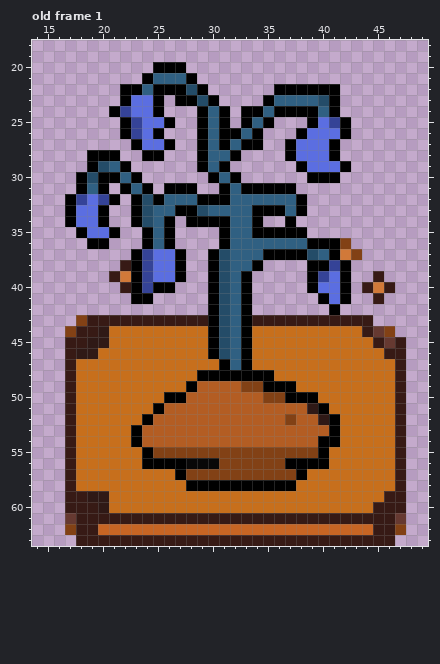
Pixel-art file, stored at Assets/ArtStuff/Plants/Flierblu.aseprite. This is how it looked before the edit.
64x64 pixels, 1 frame. Colours within 5 levels of each other are drawn and written as one. Shown: old frame 1: x 14..49, y 18..63. The commit also changed other frames, which this record leaves out.
Once edited:
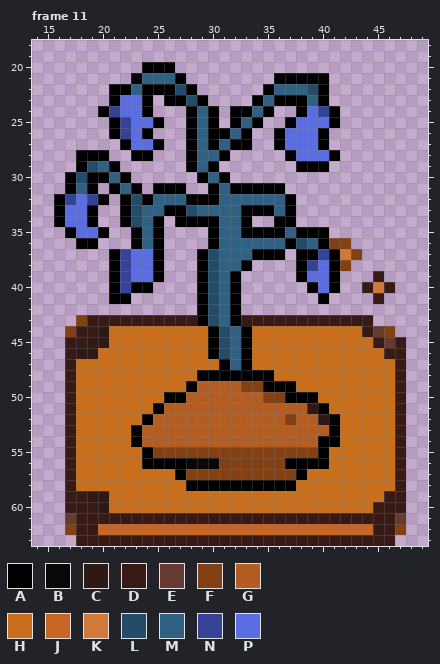
Palette (. is transparent): A #000000  B #090808  C #2f1916  D #371a15  E #663931  F #824115  G #b35d23  H #c76f1c  J #c76524  K #d17939  L #244c68  M #306082  N #354397  P #5b6ee1
A new or re-ordered frame is compared with the old frame closest to it.
From old to new:
frames 1 -> 30
Changed rows in their new state; - is an unchanged pixel.
Frame 11 is new; against old frame 1, layer "Beaaaan":
first column x 16:
20 --------A--.---------------
21 -------AM--A.-------AAAAA--
22 -----A-MA--LA.-----AMMML-.-
23 -----AP-A.A-LA.---AMAAA-A.-
24 ----ANP-A.--AMA.A-MA..-PN--
25 -----ANP-A.-AMA.AMA.-APP-A.
26 -----ANPA.--AMA-MA.-APP-A..
27 ------AP-A.-AMAMA-.-AP--A.-
28 --A--.-A-.--AM-A.----------
29 --ALMA.-----AMA.-------AA..
30 -ALA-MA.-----AMA.------...-
31 -AMA.AMA.A--.-AMA----.-----
32 ANPNA.ALAM--A--M-----A.----
33 AP-A.-ALM-A-LM---A--MA.----
34 AP-A.-ALMA.A---M-A.-A------
35 -AP-A.-AMA.---AM-A---M-AA--
36 --A-.--AMA.---AM-----ALM-F-
37 -----ANPPA..-ALM--A--.-AN--
38 -----ANPPA..-ALM-A.---ANPAF
39 -----ANPPA..-ALMA.----APPA.
40 -----AN-A..--ALMA.-------A.
41 -----AA..----ALMA.-------..
42 -------------ALMA.-------.-
43 -------------ALMAD---------
Where, in picture pixels (left, top, right, bottom), the same in both pictures:
changed: (54, 62, 351, 326)
